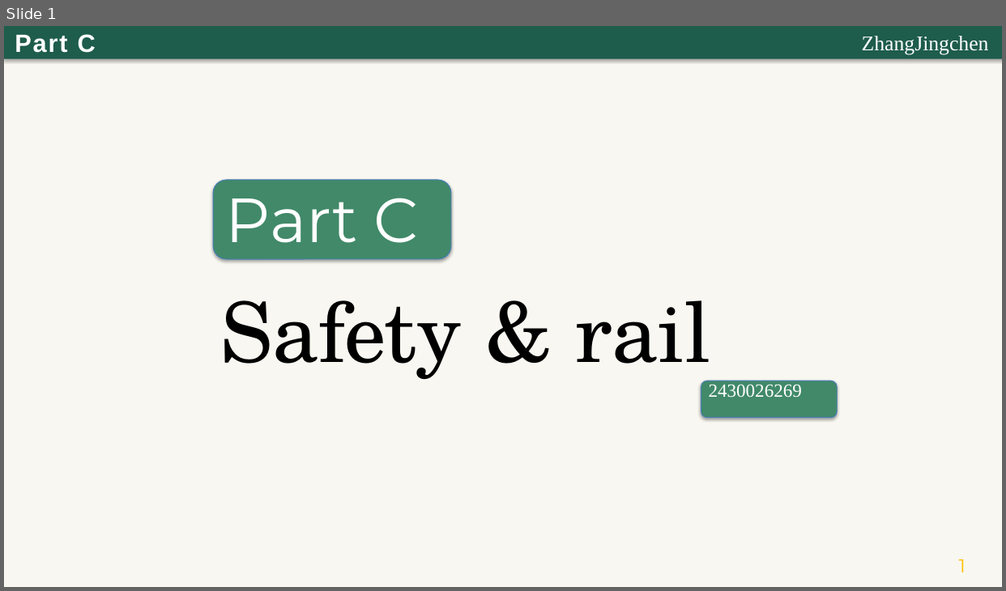
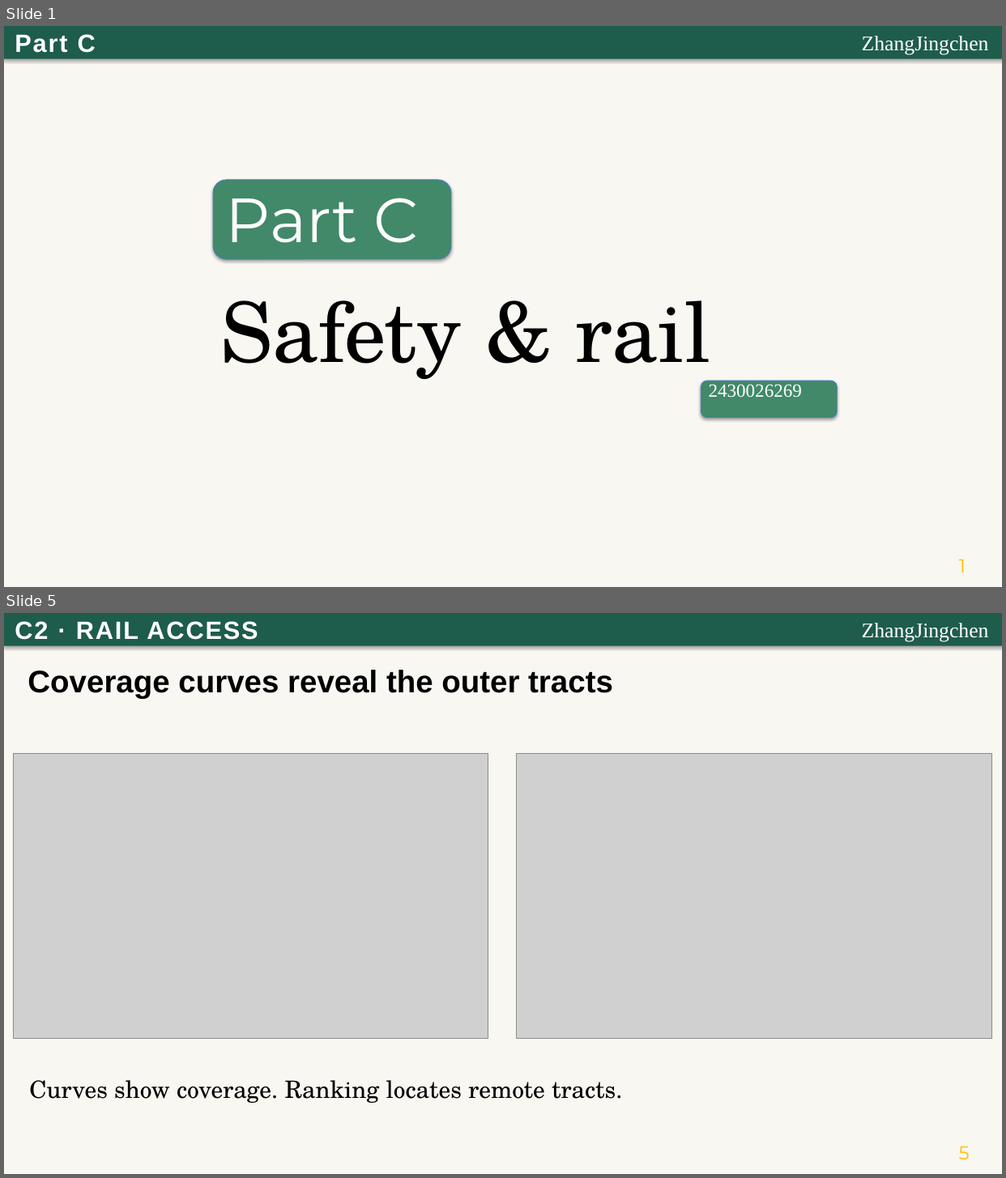
Before and after one commit to Rinnnnk/DS4073-26Fall-GroupProject, a slide deck: module_C/Part_C_Presentation.pptx. Shown one above the other, each under a label of ours: slide 1 before the commit, slides 1 and 5 after it; the slides between them are not shown. The pictures are 1006x591 and 1006x1178 pixels, drawn with LibreOffice and Linux fonts; fonts in the diff are those of the drawing; grey boxes stand for pictures. Boxes give left, top, right and bottom in pixels: in the first picture for what was removed or moved away, otherwise in the second. Text is boxed around its words. In the diff, an @@ line names an element or a change of style, - is before the commit and + after.

Commit message:
Show all eight C dashboard charts in presentation

```diff
--- a/module_C/Part_C_Presentation.pptx
+++ b/module_C/Part_C_Presentation.pptx
@@ slide 5 added at (4, 613, 1002, 1174), background #FFFFFF @@
@@ rectangle added at (4, 613, 1002, 1174), fill #F8F7F1 @@
@@ rectangle added at (4, 613, 1002, 646), fill #1E5C4C @@
@@ text added at (15, 621, 258, 640), 24 pt, text #FFFFFF, bold @@
+C2 · RAIL ACCESS
@@ text added at (862, 623, 989, 642), 20 pt, text #FFFFFF @@
+ZhangJingchen
@@ text added at (27, 670, 613, 698), 30 pt, text #000000, bold @@
+Coverage curves reveal the outer tracts
@@ picture added at (13, 754, 488, 1039) @@
@@ picture added at (517, 754, 992, 1039) @@
@@ text added at (29, 1080, 622, 1103), 23 pt, text #000000 @@
+Curves show coverage. Ranking locates remote tracts.
@@ text added at (959, 1147, 970, 1160), 18 pt, text #FFC000 @@
+5
```
Also in this commit, not shown: 4 other slides added, 3 slides removed, 3 other files.
